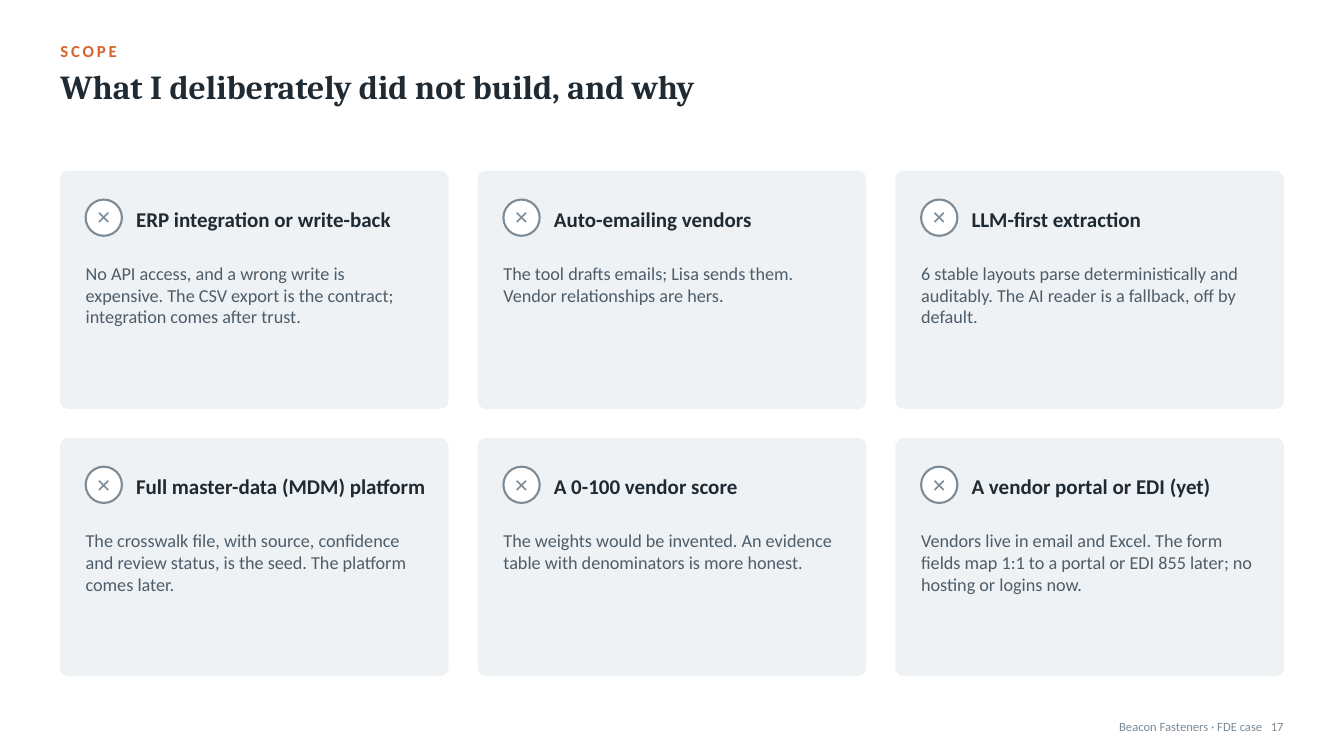
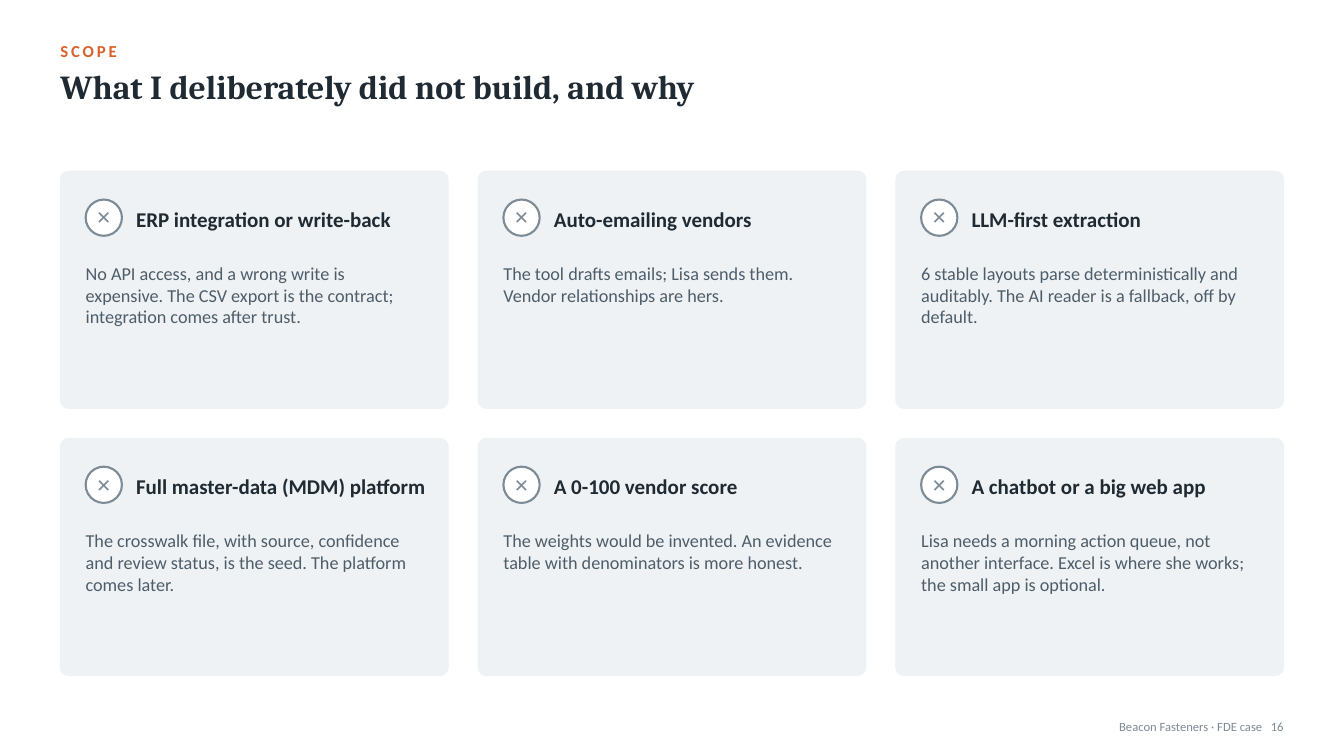
Before and after one commit to SmritaPandey/BeaconFasteners, a slide deck: slide 16 of Beacon Superday-Submission/presentation/Beacon_FDE_Casestudy.pptx (slide 17 before the commit). Drawn at 1344x756 pixels with LibreOffice and Linux fonts; fonts in the diff are those of the drawing. Boxes give left, top, right and bottom in pixels: in the first picture for what was removed or moved away, otherwise in the second. Text is boxed around its words. In the diff, an @@ line names an element or a change of style, - is before the commit and + after.

```diff
--- a/Beacon Superday-Submission/presentation/Beacon_FDE_Casestudy.pptx
+++ b/Beacon Superday-Submission/presentation/Beacon_FDE_Casestudy.pptx
@@ text at (972,479,1206,498): text changed @@
-A vendor portal or EDI (yet)
+A chatbot or a big web app
@@ text at (921,534,1244,594): text changed @@
-Vendors live in email and Excel. The form fields map 1:1 to a portal or EDI 855 later; no hosting or logins now.
+Lisa needs a morning action queue, not another interface. Excel is where she works; the small app is optional.
@@ text at (1119,722,1284,731): text changed @@
-Beacon Fasteners · FDE case 17
+Beacon Fasteners · FDE case 16
```
Also in this commit, not shown: 15 other slides changed, 5 slides added, 2 slides removed, 18 other files.
